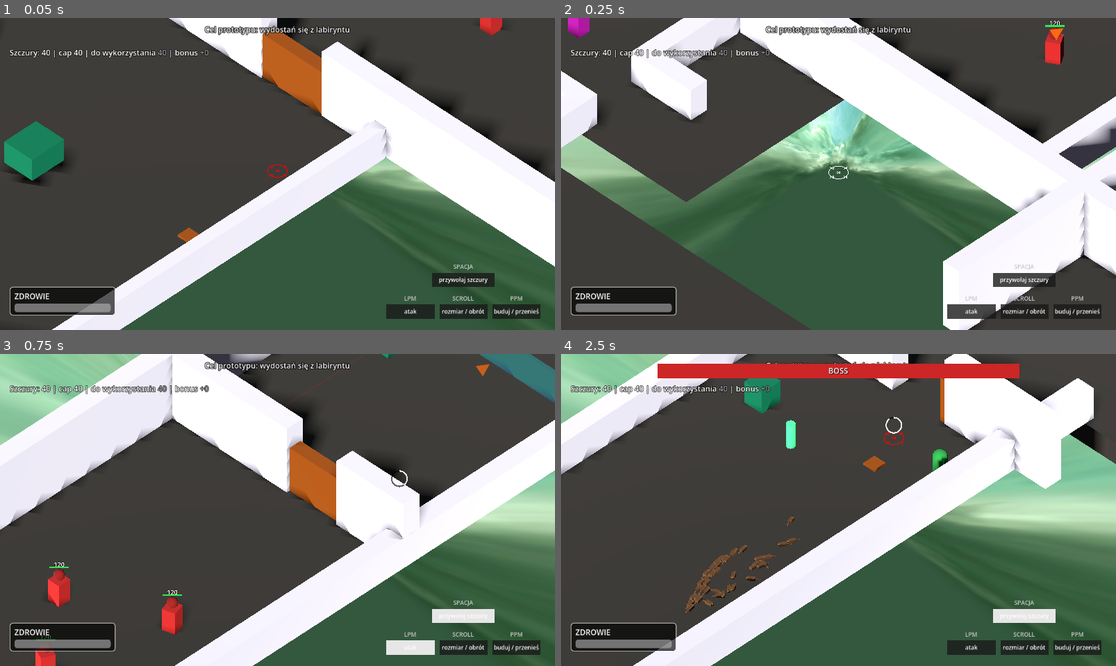
Above: before the commit, frames 1-4 (two rows, left to right).
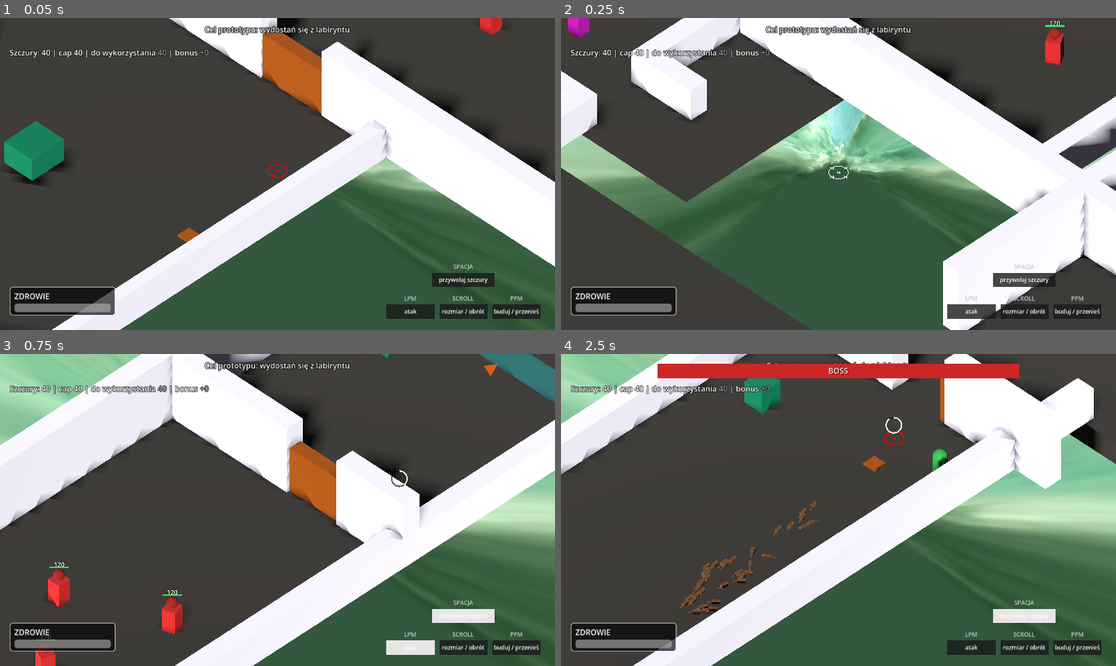
Above: after the commit, the same moments.

Repository: VirtuaIL/ZTGK-Prototyp
Game: Godot game, scene res://scenes/main.tscn
Two runs of this game, one before a commit and one after it. Both use one fixed random seed, a clock stepped at 60 frames per second and the inputs below.
Inputs (mouse positions are in pixels of both pictures, inside the frame that each line leads up to):
- Up to frame 1 (0.05 s): no input
- Up to frame 2 (0.25 s): no input
- Up to frame 3 (0.75 s): tap Enter at 0.5 s; move the mouse to (399, 494) at 0.52 s; hold D (move_right) from 0.53 s (still down); hold Space (recall_rats) from 0.53 s (still down); click (399, 494) at 0.67 s
- Up to frame 4 (2.5 s): release D (move_right) at 1.25 s; release Space (recall_rats) at 1.25 s; drag from (727, 525) to (810, 572) at 1.27 s; move the mouse to (894, 441) at 2.02 s; hold D (move_right) from 2.03 s (still down); hold Space (recall_rats) from 2.03 s (still down)

Frame 1 is identical in both runs. In frame 2, less than 0.1% of the frame differs, in the area x 87-91%, y 3-8%; in frame 3, less than 0.1%; in frame 4, 1.3%, in the area x 21-47%, y 21-84%.

Commit message:
Deleted ratSpawns

Diff:
--- a/scenes/main.tscn
+++ b/scenes/main.tscn
@@ -41,18 +41,6 @@
 ambient_light_color = Color(0.3, 0.28, 0.35, 1)
 ambient_light_energy = 0.5
 
-[sub_resource type="StandardMaterial3D" id="StandardMaterial3D_RatSpawn"]
-albedo_color = Color(0.2, 0.9, 0.4, 1)
-emission_enabled = true
-emission = Color(0.2, 0.9, 0.4, 1)
-
-[sub_resource type="CylinderMesh" id="CylinderMesh_RatSpawn"]
-material = SubResource("StandardMaterial3D_RatSpawn")
-top_radius = 0.25
-bottom_radius = 0.25
-height = 1.5
-radial_segments = 16
-
 [sub_resource type="StandardMaterial3D" id="StandardMaterial3D_1"]
 albedo_color = Color(0.25, 0.22, 0.2, 1)
 
@@ -203,27 +191,6 @@
 transform = Transform3D(-4.619189e-09, 0, 0.10567476, 0, 1.4285715, 0, -0.6882313, 0, -3.008354e-08, 16.54462, -0.024049282, 24.282845)
 
 [node name="RatSpawns" type="Node3D" parent="." unique_id=1251990227]
-
-[node name="RatSpawn1" type="Marker3D" parent="RatSpawns" unique_id=999559681 groups=["rat_spawn"]]
-transform = Transform3D(1, 0, 0, 0, 1, 0, 0, 0, 1, -59.874504, 0, -12.989948)
-
-[node name="MeshInstance3D" type="MeshInstance3D" parent="RatSpawns/RatSpawn1" unique_id=56771121]
-transform = Transform3D(1, 0, 0, 0, 1, 0, 0, 0, 1, -1.5858307, 0.75, 0.3252144)
-mesh = SubResource("CylinderMesh_RatSpawn")
-
-[node name="RatSpawn2" type="Marker3D" parent="RatSpawns" unique_id=2122705045 groups=["rat_spawn"]]
-transform = Transform3D(1, 0, 0, 0, 1, 0, 0, 0, 1, -47.458443, 0, -108.585144)
-
-[node name="MeshInstance3D2" type="MeshInstance3D" parent="RatSpawns/RatSpawn2" unique_id=1251400165]
-transform = Transform3D(1, 0, 0, 0, 1, 0, 0, 0, 1, 0, 0.75, 0)
-mesh = SubResource("CylinderMesh_RatSpawn")
-
-[node name="RatSpawn3" type="Marker3D" parent="RatSpawns" unique_id=1459646445 groups=["rat_spawn"]]
-transform = Transform3D(1, 0, 0, 0, 1, 0, 0, 0, 1, -32.401188, 0, -227.51373)
-
-[node name="MeshInstance3D3" type="MeshInstance3D" parent="RatSpawns/RatSpawn3" unique_id=588890921]
-transform = Transform3D(1, 0, 0, 0, 1, 0, 0, 0, 1, 0, 0.75, 0)
-mesh = SubResource("CylinderMesh_RatSpawn")
 
 [node name="Floor" type="StaticBody3D" parent="." unique_id=519523457]
 
